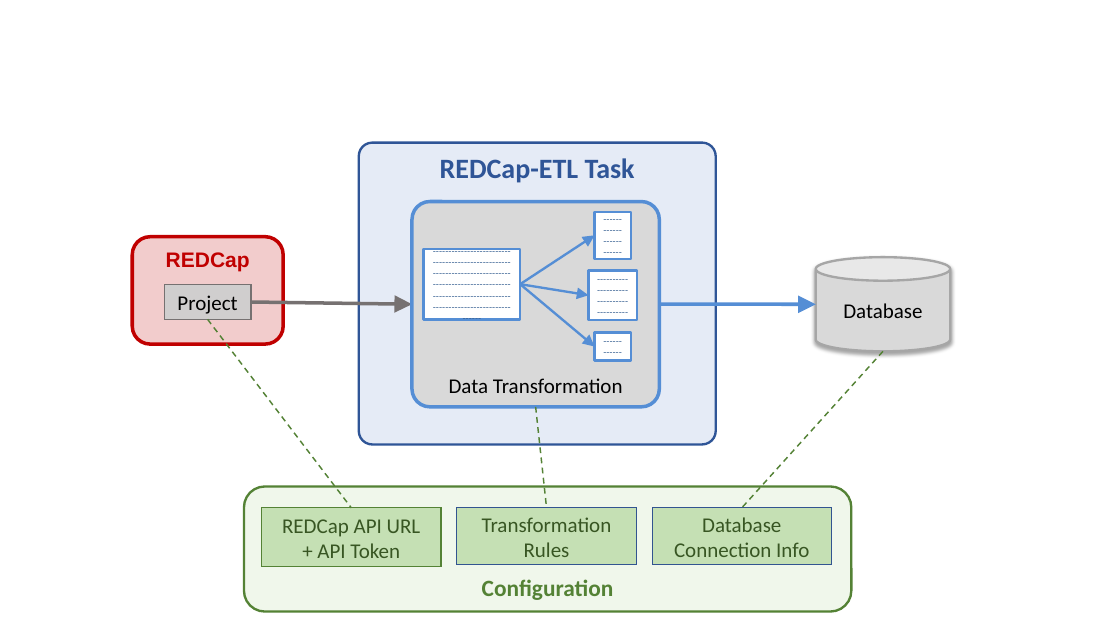
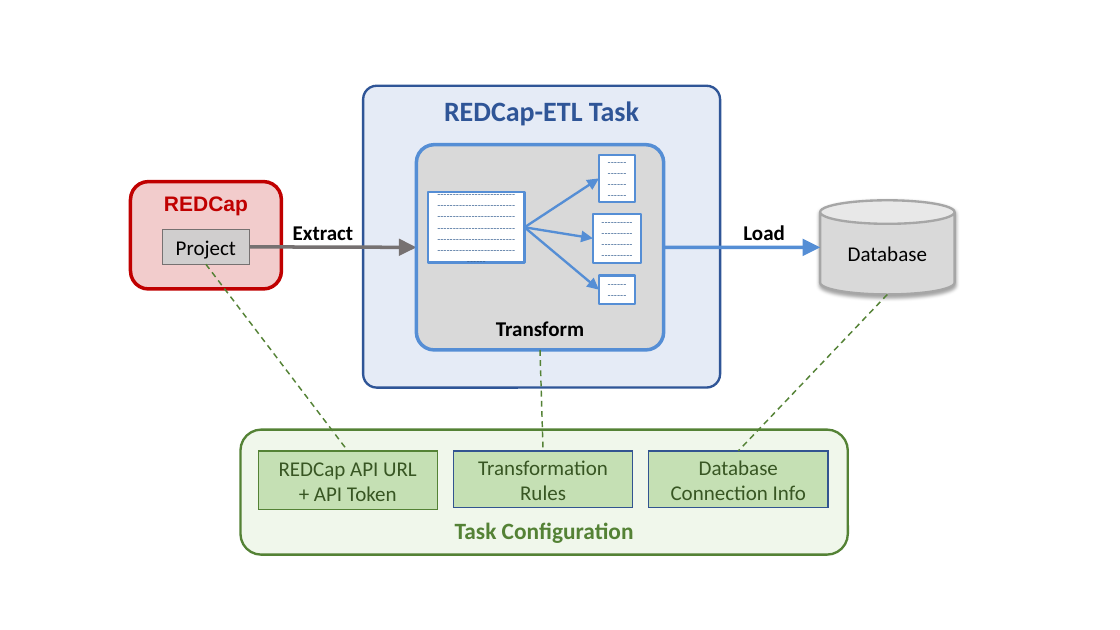
Before and after one commit to IUREDCap/redcap-etl, a slide deck: slide 1 of docs/REDCap-ETL-Configuration-Guide-Diagrams.pptx. Drawn at 1120x630 pixels with LibreOffice and Linux fonts; fonts in the diff are those of the drawing. Boxes give left, top, right and bottom in pixels: in the first picture for what was removed or moved away, otherwise in the second. Text is boxed around its words. In the diff, an @@ line names an element or a change of style, - is before the commit and + after.

```diff
--- a/docs/REDCap-ETL-Configuration-Guide-Diagrams.pptx
+++ b/docs/REDCap-ETL-Configuration-Guide-Diagrams.pptx
@@ 4 rectangles, 4 arrows, 2 rounded rectangles, 1 cylinder: place and size @@
-4 rectangles, 4 arrows, 2 rounded rectangles, 1 cylinder at (359, 143, 950, 444)
+4 rectangles, 4 arrows, 2 rounded rectangles, 1 cylinder at (363, 86, 954, 387)
@@ text added at (293, 226, 354, 247), 18 pt, text #000000, bold @@
+Extract
@@ text added at (743, 225, 784, 247), 18 pt, text #000000, bold @@
+Load
@@ 1 rounded rectangle, 1 rectangle, 1 line: place and size @@
-1 rounded rectangle, 1 rectangle, 1 line at (132, 237, 351, 508)
+1 rounded rectangle, 1 rectangle, 1 line at (130, 181, 348, 451)
@@ arrow moved from (251, 302) - (412, 304) to (250, 247) - (417, 247) @@
@@ line moved from (883, 351) - (742, 508) to (887, 295) - (739, 451) @@
@@ text in rounded rectangle at (496, 321, 584, 336): text changed; bold on @@
-Data Transformation
+Transform
@@ line moved from (536, 407) - (547, 508) to (540, 350) - (544, 451) @@
@@ 3 rectangles, 1 rounded rectangle: place and size @@
-3 rectangles, 1 rounded rectangle at (244, 486, 851, 612)
+3 rectangles, 1 rounded rectangle at (240, 429, 848, 555)
@@ text in rounded rectangle at (455, 522, 634, 543): text changed @@
-Configuration
+Task Configuration
```
Also in this commit, not shown: 6 other files.
